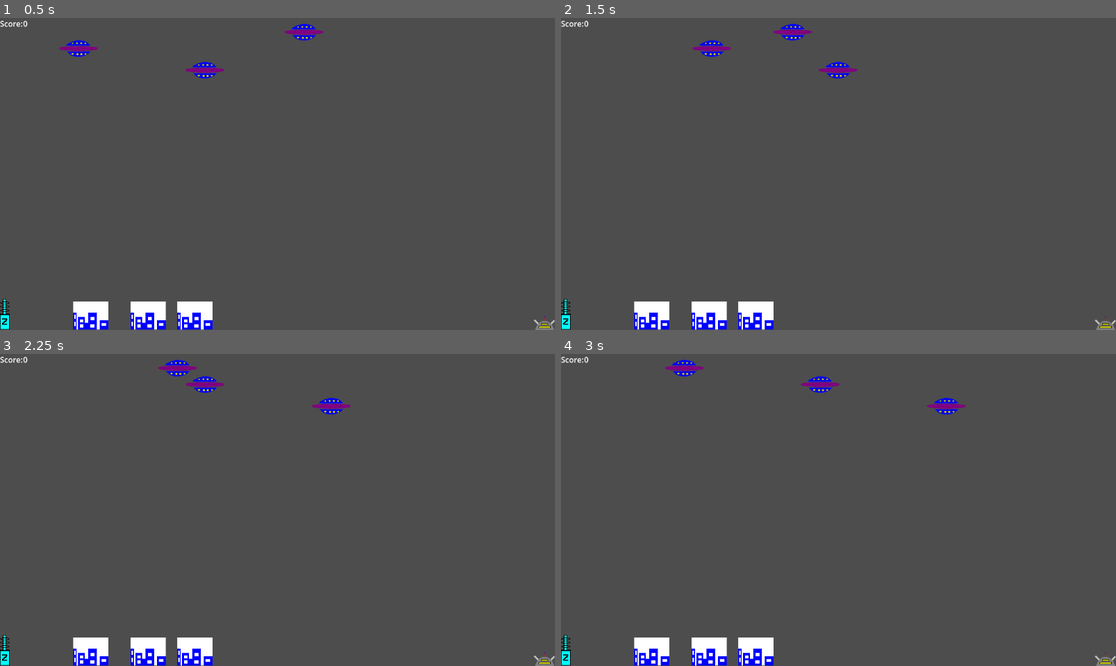
Above: before the commit, frames 1-4 (two rows, left to right).
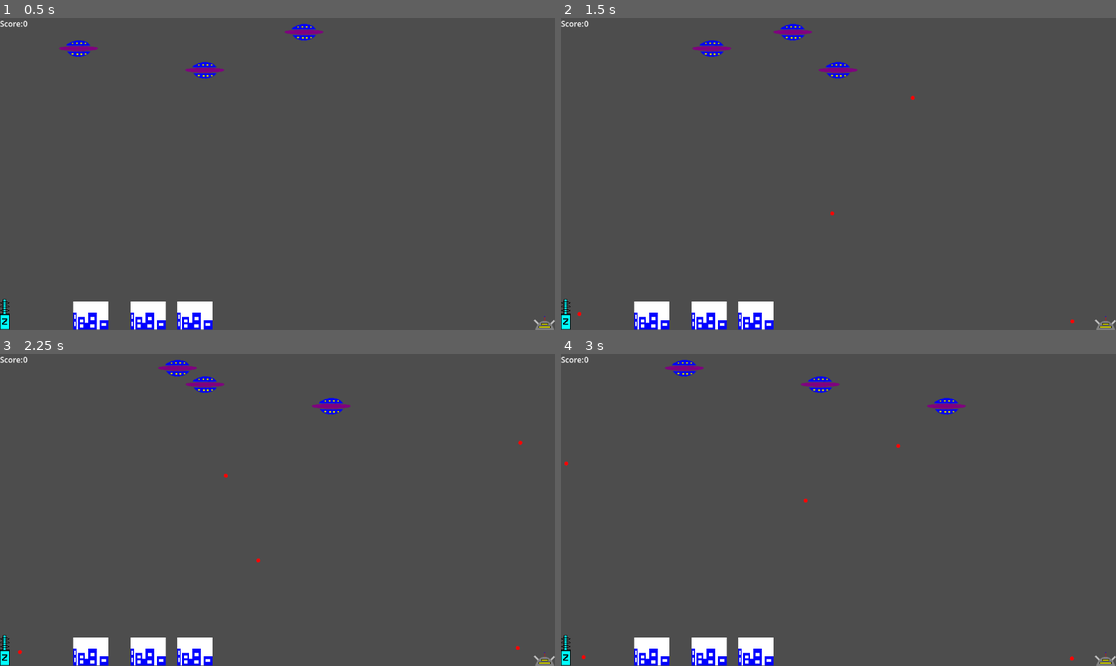
Above: after the commit, the same moments.

Repository: halkeye/AlienAttackGodot
Game: Godot game, scene res://scenes/main.tscn
Same seed, same stepped clock (60 frames per second), same inputs: the game is played once before the commit and once after it.
Inputs (mouse positions are in pixels of both pictures, inside the frame that each line leads up to):
- Up to frame 1 (0.5 s): no input
- Up to frame 2 (1.5 s): move the mouse to (960, 158) at 0.52 s; click (960, 158) at 0.67 s; move the mouse to (727, 189) at 1.27 s; click (727, 189) at 1.42 s
- Up to frame 3 (2.25 s): move the mouse to (333, 441) at 2.02 s; click (333, 441) at 2.17 s
- Up to frame 4 (3 s): move the mouse to (810, 572) at 2.77 s; click (810, 572) at 2.92 s

Frame 1 is identical in both runs. In frame 2, less than 0.1% of the frame differs, in the area x 2-93%, y 24-98%; in frame 3, less than 0.1%; in frame 4, less than 0.1%, in the area x 0-93%, y 28-99%.

Commit message:
bullets!

Diff:
--- /dev/null
+++ b/scenes/bullet.gd
@@ -0,0 +1,28 @@
+extends CharacterBody2D
+class_name Bullet
+
+
+# Called when the node enters the scene tree for the first time.
+func _ready():
+	pass # Replace with function body.
+
+# Called every frame. 'delta' is the elapsed time since the previous frame.
+func _process(delta):
+	pass
+
+var speed = 750
+
+func start(_position, _direction):
+	rotation = _direction
+	position = _position
+	velocity = Vector2(speed, 0).rotated(rotation)
+
+func _physics_process(delta):
+	var collision = move_and_collide(velocity * delta)
+	if collision:
+		if collision.get_collider().has_method("hit"):
+			collision.get_collider().hit()
+		queue_free()
+
+func _on_visible_on_screen_notifier_2d_screen_exited():
+	queue_free()
--- /dev/null
+++ b/scenes/bullet.tscn
@@ -0,0 +1,21 @@
+[gd_scene load_steps=4 format=3 uid="uid://c1sg61qpco36d"]
+
+[ext_resource type="Texture2D" uid="uid://l4wxq3lxuvcr" path="res://sprites/Bullet.PNG" id="1_3bvqv"]
+[ext_resource type="Script" path="res://scenes/bullet.gd" id="1_fsaam"]
+
+[sub_resource type="CircleShape2D" id="CircleShape2D_eh6la"]
+radius = 4.0
+
+[node name="bullet" type="CharacterBody2D"]
+collision_mask = 2
+script = ExtResource("1_fsaam")
+
+[node name="Bullet" type="Sprite2D" parent="."]
+texture = ExtResource("1_3bvqv")
+
+[node name="VisibleOnScreenNotifier2D" type="VisibleOnScreenNotifier2D" parent="."]
+
+[node name="CollisionShape2D" type="CollisionShape2D" parent="."]
+shape = SubResource("CircleShape2D_eh6la")
+
+[connection signal="screen_exited" from="VisibleOnScreenNotifier2D" to="." method="_on_visible_on_screen_notifier_2d_screen_exited"]
--- a/scenes/main.gd
+++ b/scenes/main.gd
@@ -1,4 +1,6 @@
 extends Node2D
+
+@export var bullet_scene: PackedScene
 
 # Called when the node enters the scene tree for the first time.
 func _ready():
@@ -29,3 +31,18 @@
 func _on_left_wall_body_entered(body):
 	if body is UFO:
 		body.reverse()
+
+func _unhandled_input(event):
+	if event is InputEventMouseButton:
+		if event.button_index == MOUSE_BUTTON_LEFT:
+			if event.pressed:
+				var mouse_position = get_global_mouse_position()
+				print(mouse_position)
+				$Weapon.fire(bullet_scene, get_global_mouse_position())
+				$Weapon2.fire(bullet_scene, get_global_mouse_position())
+
+	if event is InputEventScreenTouch:
+		if event.pressed:
+			print("screen was touched at ", event.position)
+		else:
+			print("screen was released")
--- a/scenes/main.tscn
+++ b/scenes/main.tscn
@@ -1,7 +1,8 @@
-[gd_scene load_steps=6 format=3 uid="uid://g0jaoevp4k4b"]
+[gd_scene load_steps=7 format=3 uid="uid://g0jaoevp4k4b"]
 
 [ext_resource type="Script" path="res://scenes/main.gd" id="1_1xagb"]
 [ext_resource type="PackedScene" uid="uid://diqwmmt6lahvb" path="res://scenes/city.tscn" id="2_7k887"]
+[ext_resource type="PackedScene" uid="uid://c1sg61qpco36d" path="res://scenes/bullet.tscn" id="2_j6tu8"]
 [ext_resource type="PackedScene" uid="uid://dc24bqyqq7dn4" path="res://scenes/ufo.tscn" id="2_mxiys"]
 [ext_resource type="PackedScene" uid="uid://bqlch05ol3ig3" path="res://scenes/weapon.tscn" id="4_edgso"]
 
@@ -10,6 +11,7 @@
 
 [node name="Node2D" type="Node2D"]
 script = ExtResource("1_1xagb")
+bullet_scene = ExtResource("2_j6tu8")
 
 [node name="Score" type="Node" parent="."]
 
--- a/scenes/weapon.gd
+++ b/scenes/weapon.gd
@@ -1,11 +1,10 @@
-extends Node2D
+extends CharacterBody2D
 
 @export_enum("Basic", "Firestorm", "Widearea", "Zapper") var gun_type: String = "Basic" : set=set_gun_type
 
 # Called when the node enters the scene tree for the first time.
 func _ready():
 	pass # Replace with function body.
-
 
 # Called every frame. 'delta' is the elapsed time since the previous frame.
 func _process(delta):
@@ -25,3 +24,8 @@
 		$Wideareagun.show()
 	elif type == "Zapper":
 		$Zappergun.show()
+
+func fire(bullet_scene: PackedScene, pos: Vector2):
+	var bullet = bullet_scene.instantiate()
+	bullet.start($".".global_position, (pos - global_position).angle())
+	get_tree().root.add_child(bullet)
--- a/scenes/weapon.tscn
+++ b/scenes/weapon.tscn
@@ -6,7 +6,7 @@
 [ext_resource type="Texture2D" uid="uid://dwfclgdecpwwl" path="res://sprites/weapons/wideareagun.png" id="3_1b5j4"]
 [ext_resource type="Texture2D" uid="uid://dhgnsjrqbiy4b" path="res://sprites/weapons/zappergun.png" id="4_8e272"]
 
-[node name="Weapon" type="Node2D"]
+[node name="Weapon" type="CharacterBody2D"]
 script = ExtResource("1_vchuq")
 
 [node name="BasicGun" type="Sprite2D" parent="."]
Binary file changed: sprites/Bullet.PNG
